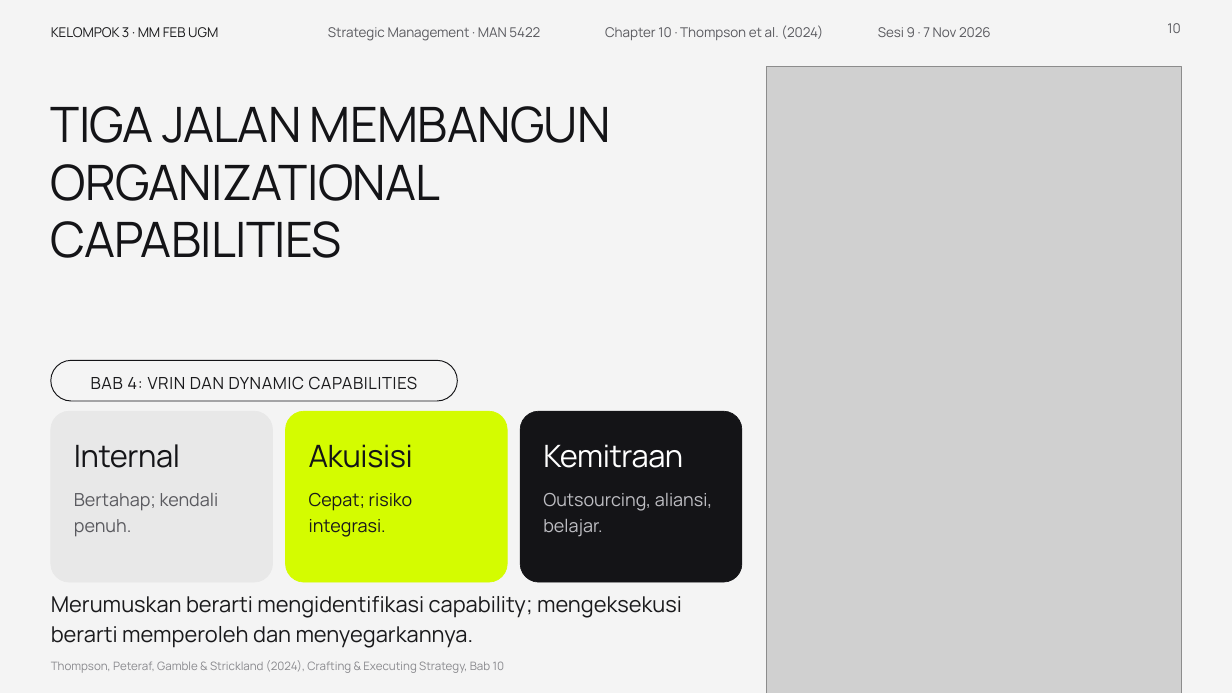
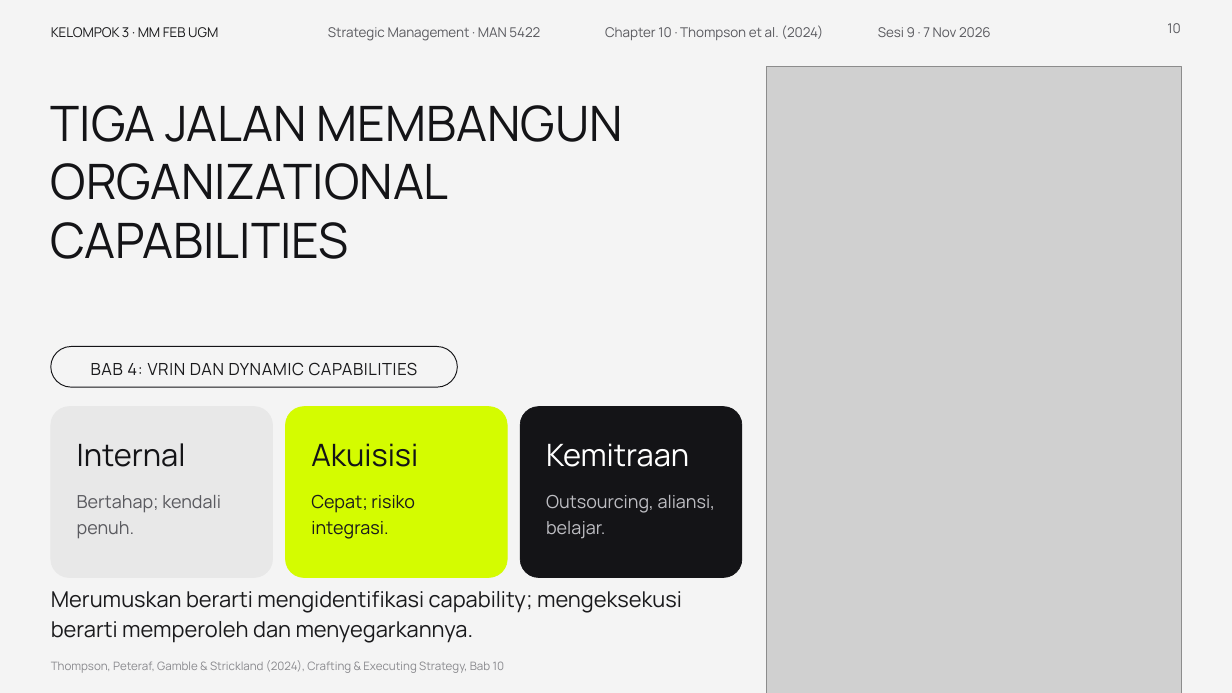
Before and after one commit to aslihabnuri/Dom-Manipulation, a slide deck: slide 10 of presentasi_ch10_kelompok3/SMJKT_Group 3_Aslih_Chapter 10 Strategy Execution.pptx. Drawn at 1232x693 pixels with LibreOffice and Linux fonts; fonts in the diff are those of the drawing; grey boxes stand for pictures. Boxes give left, top, right and bottom in pixels: in the first picture for what was removed or moved away, otherwise in the second. Text is boxed around its words. In the diff, an @@ line names an element or a change of style, - is before the commit and + after.

```diff
--- a/presentasi_ch10_kelompok3/SMJKT_Group 3_Aslih_Chapter 10 Strategy Execution.pptx
+++ b/presentasi_ch10_kelompok3/SMJKT_Group 3_Aslih_Chapter 10 Strategy Execution.pptx
@@ text "TIGA JALAN MEMBANGUN ORGANIZATIONAL CAPABILITIES" at (51, 105, 623, 259): letter spacing -0.5 to 0 pt; line spacing 0.98 to 1 @@
@@ rounded rectangle: place and size @@
-rounded rectangle at (51, 360, 457, 401)
+rounded rectangle at (51, 347, 457, 387)
@@ text "BAB 4: VRIN DAN DYNAMIC ...": place and size @@
-text "BAB 4: VRIN DAN DYNAMIC ..." at (91, 376, 418, 390)
+text "BAB 4: VRIN DAN DYNAMIC ..." at (91, 362, 418, 376)
@@ 3 rounded rectangles, 1 text: place and size @@
-3 rounded rectangles, 1 text at (51, 411, 742, 648)
+3 rounded rectangles, 1 text at (51, 407, 742, 643)
@@ letter spacing -0.3 to 0 pt in 3 elements at (546, 443, 689, 467), (77, 443, 186, 467), (311, 443, 418, 467) @@
@@ line spacing 1.18 to 1.2 in 3 elements at (77, 495, 221, 539), (311, 494, 415, 539), (546, 495, 715, 539) @@
```
Also in this commit, not shown: 19 other slides changed, 3 other files.
